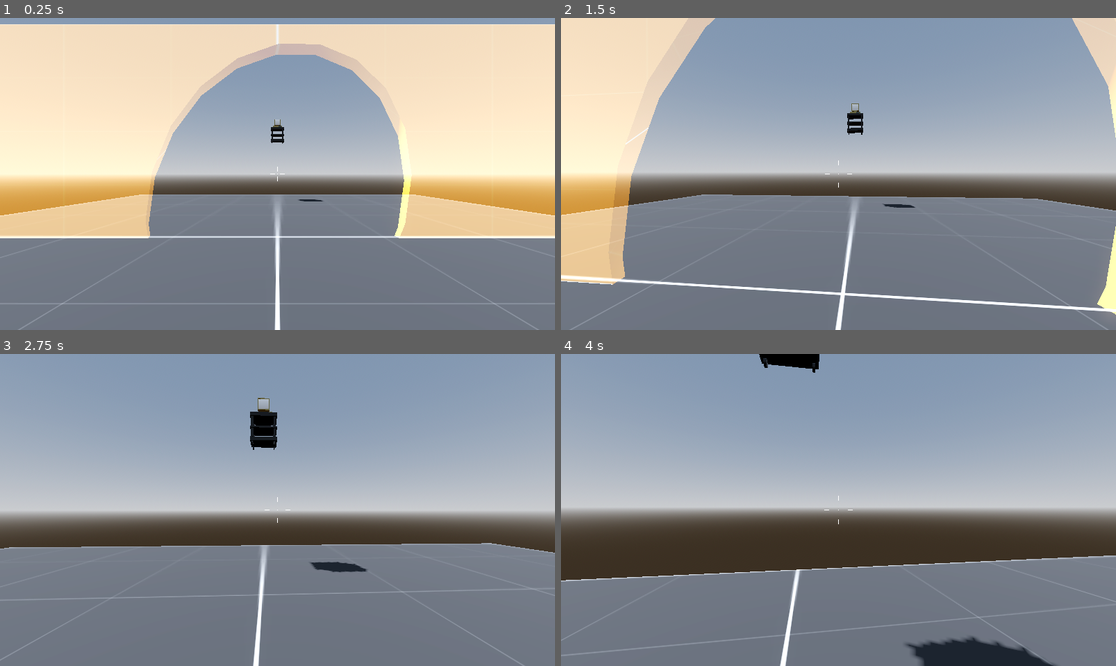
Above: before the commit, frames 1-4 (two rows, left to right).
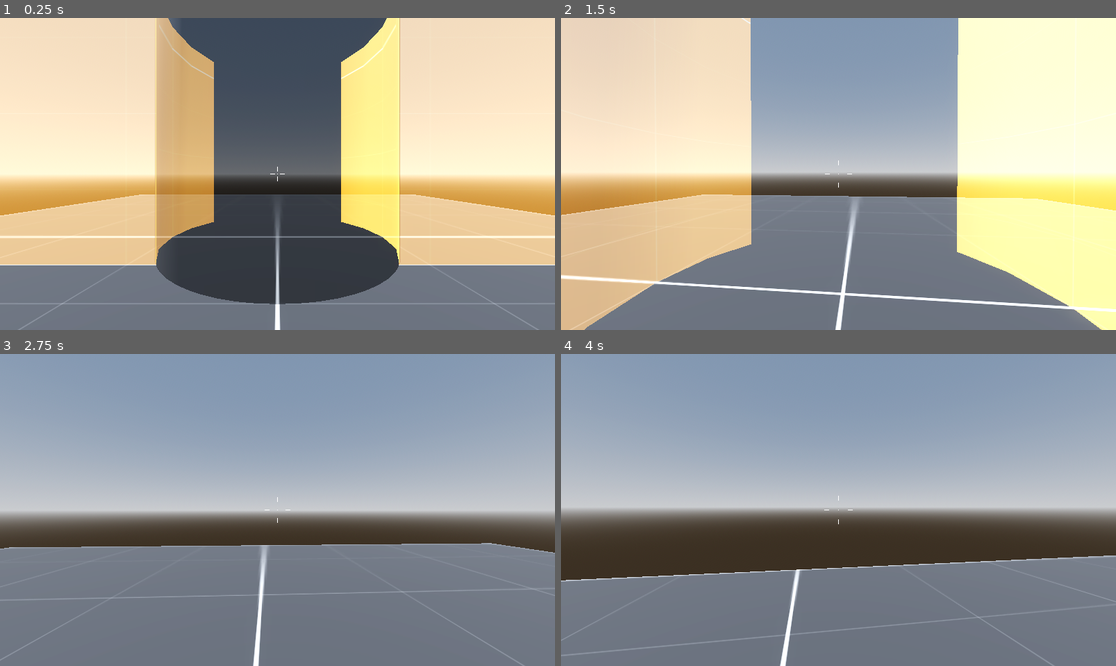
Above: after the commit, the same moments.

Repository: BradleyCai/mask-game
Game: Godot game, scene res://scenes/misc/csg_demo.tscn
The game is run twice, just before and just after one commit, with the same random seed, the same clock (stepped at 60 frames per second) and the same inputs. The project has no main scene, so this scene is started directly.
Inputs (mouse positions are in pixels of both pictures, inside the frame that each line leads up to):
- Up to frame 1 (0.25 s): no input
- Up to frame 2 (1.5 s): tap Enter (ui_accept) at 0.5, 0.77 s; move the mouse to (866, 174) at 0.52 s; hold Up (ui_up) from 0.53 s (still down); tap Ctrl (crouch) at 0.6 s; move the mouse to (810, 174) at 1.27 s; click (810, 174) at 1.35 s
- Up to frame 3 (2.75 s): keep holding Up (ui_up); tap Enter (ui_accept) at 1.52 s; move the mouse to (288, 503) at 2.02 s; tap Shift (sprint) at 2.1 s
- Up to frame 4 (4 s): keep holding Up (ui_up); move the mouse to (832, 516) at 2.77 s; tap Ctrl (crouch) at 2.85 s; tap Enter (ui_accept) at 3.02, 3.77 s; move the mouse to (877, 513) at 3.52 s; click (877, 513) at 3.6 s

The runs differ from the first frame. In frame 1, 46% of the frame differs, in the area x 0-100%, y 0-92%; in frame 2, 40%; in frame 3, 0.8%; in frame 4, 2.1%.
Error in both runs: Invalid assignment of property or key 'viewport_path' with value of type 'NodePath' on a base object of type 'null instance'. (res://scenes/misc/computer_and_c…

Commit message:
Combine computer

Diff:
--- a/scenes/computer/mouse_ray.tscn
+++ b/scenes/computer/mouse_ray.tscn
@@ -9,4 +9,3 @@
 script = ExtResource("1_blf8b")
 
 [node name="Pillar" parent="." unique_id=302520146 instance=ExtResource("2_jqooh")]
-transform = Transform3D(1, 0, 0, 0, 1, 0, 0, 0, 1, 0, -28.27, 0)
--- a/scenes/misc/csg_demo.tscn
+++ b/scenes/misc/csg_demo.tscn
@@ -4,6 +4,7 @@
 [ext_resource type="Texture2D" uid="uid://cpmxigxpqfx1a" path="res://shared/assets/images/debug/dark.png" id="2_3nb0h"]
 [ext_resource type="PackedScene" uid="uid://cc1m2a1obsyn4" path="res://addons/fpc/character.tscn" id="3_6lg67"]
 [ext_resource type="PackedScene" uid="uid://kfm2wy2udp45" path="res://scenes/computer/computer_and_cart.tscn" id="4_3nb0h"]
+[ext_resource type="PackedScene" uid="uid://cq7cubtlrmi05" path="res://scenes/computer/mouse_ray.tscn" id="5_6lg67"]
 
 [sub_resource type="ProceduralSkyMaterial" id="ProceduralSkyMaterial_hxags"]
 sky_horizon_color = Color(0.66224277, 0.6717428, 0.6867428, 1)
@@ -46,13 +47,13 @@
 use_collision = true
 
 [node name="CSGBox3D2" type="CSGBox3D" parent="wall" unique_id=960529195]
-size = Vector3(0.2, 10, 20)
+size = Vector3(3, 10, 20)
 
 [node name="CSGCylinder3D" type="CSGCylinder3D" parent="wall" unique_id=124380760]
-transform = Transform3D(-0.53124493, -0.8067165, -0.25881913, -0.8351744, 0.54998523, 0, 0.1423467, 0.2161591, -0.9659258, 0, 0.87881327, 0)
+transform = Transform3D(1, 0, 0, 0, 1, 0, 0, 0, 1, 0, 4.484962, 0)
 operation = 2
-radius = 3.0
-height = 7.0
+radius = 2.5
+height = 10.0
 sides = 20
 
 [node name="ground" type="MeshInstance3D" parent="." unique_id=2129216718]
@@ -64,16 +65,34 @@
 [node name="CollisionShape3D" type="CollisionShape3D" parent="ground/StaticBody3D" unique_id=445750144]
 shape = SubResource("ConcavePolygonShape3D_hxags")
 
+[node name="ground2" type="MeshInstance3D" parent="." unique_id=2106371865]
+transform = Transform3D(1, 0, 0, 0, 1, 0, 0, 0, 1, -20, 0, 0)
+material_override = SubResource("StandardMaterial3D_yop8q")
+mesh = SubResource("PlaneMesh_slrhr")
+
+[node name="StaticBody3D" type="StaticBody3D" parent="ground2" unique_id=1257614220]
+
+[node name="CollisionShape3D" type="CollisionShape3D" parent="ground2/StaticBody3D" unique_id=2114430554]
+shape = SubResource("ConcavePolygonShape3D_hxags")
+
 [node name="Character" parent="." unique_id=1730607155 instance=ExtResource("3_6lg67")]
 transform = Transform3D(-4.37114e-08, 0, -1, 0, 1, 0, 1, 0, -4.37114e-08, -4.8421545, 0, 0)
-collision_layer = 5
 in_air_momentum = false
 
 [node name="ComputerAndCart" parent="." unique_id=104138633 node_paths=PackedStringArray("viewport") instance=ExtResource("4_3nb0h")]
-transform = Transform3D(0.0009424248, 0, -0.9999996, 0, 1, 0, 0.9999996, 0, 0.0009424248, 7.8807864, 3.3806353, 0)
+transform = Transform3D(2.9802322e-08, 0, -1, 0, 1, 0, 1, 0, 2.9802322e-08, -8.511381, 0.06630123, 0.14222479)
 viewport = NodePath("../SubViewport")
 
-[node name="SubViewport" type="SubViewport" parent="." unique_id=1993247845]
+[node name="SubViewport" type="SubViewport" parent="." unique_id=2127501373]
 
-[node name="Camera3D" type="Camera3D" parent="SubViewport" unique_id=804763492]
-transform = Transform3D(-0.11812666, 0, -0.99299854, 0, 1, 0, 0.99299854, 0, -0.11812666, 0, 3.1979299, 0)
+[node name="ViewportCamera" type="Camera3D" parent="SubViewport" unique_id=2054586143]
+transform = Transform3D(1.1924881e-08, 1, 4.371139e-08, 0, -4.371139e-08, 1, 1, -1.1924881e-08, -5.2125306e-16, 0, 10, 0.709)
+cull_mask = 2
+projection = 1
+size = 14.958
+
+[node name="MouseRay" parent="." unique_id=1110644558 instance=ExtResource("5_6lg67")]
+transform = Transform3D(1, 0, 0, 0, 1, 0, 0, 0, 1, 0, 4.484962, 0)
+
+[node name="RemoteTransform3D" type="RemoteTransform3D" parent="MouseRay" unique_id=1205610183]
+remote_path = NodePath("../../wall/CSGCylinder3D")
Not shown: 1 places in scenes/computer/mouse_ray.tscn that only renumber resources
